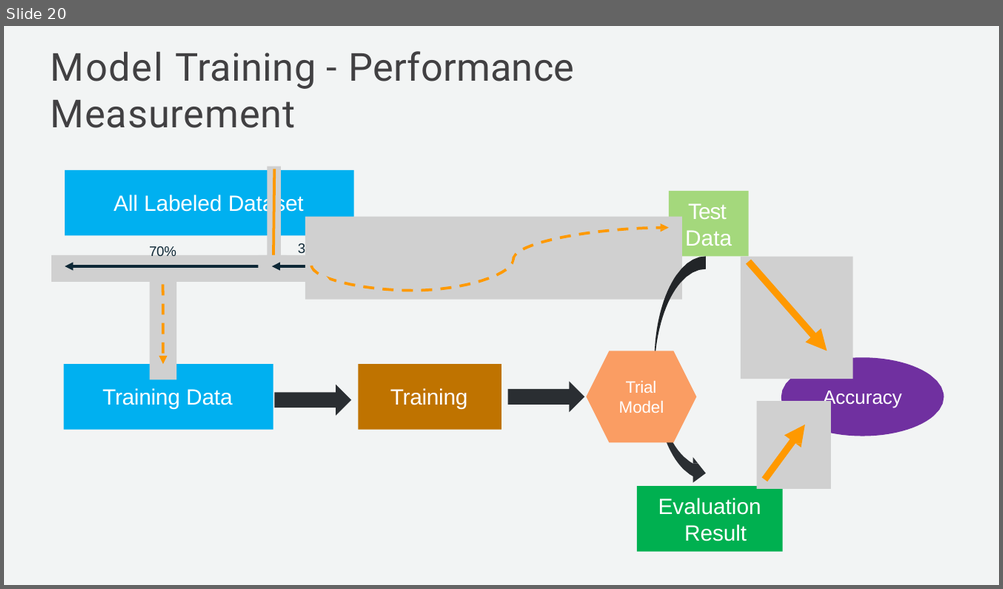
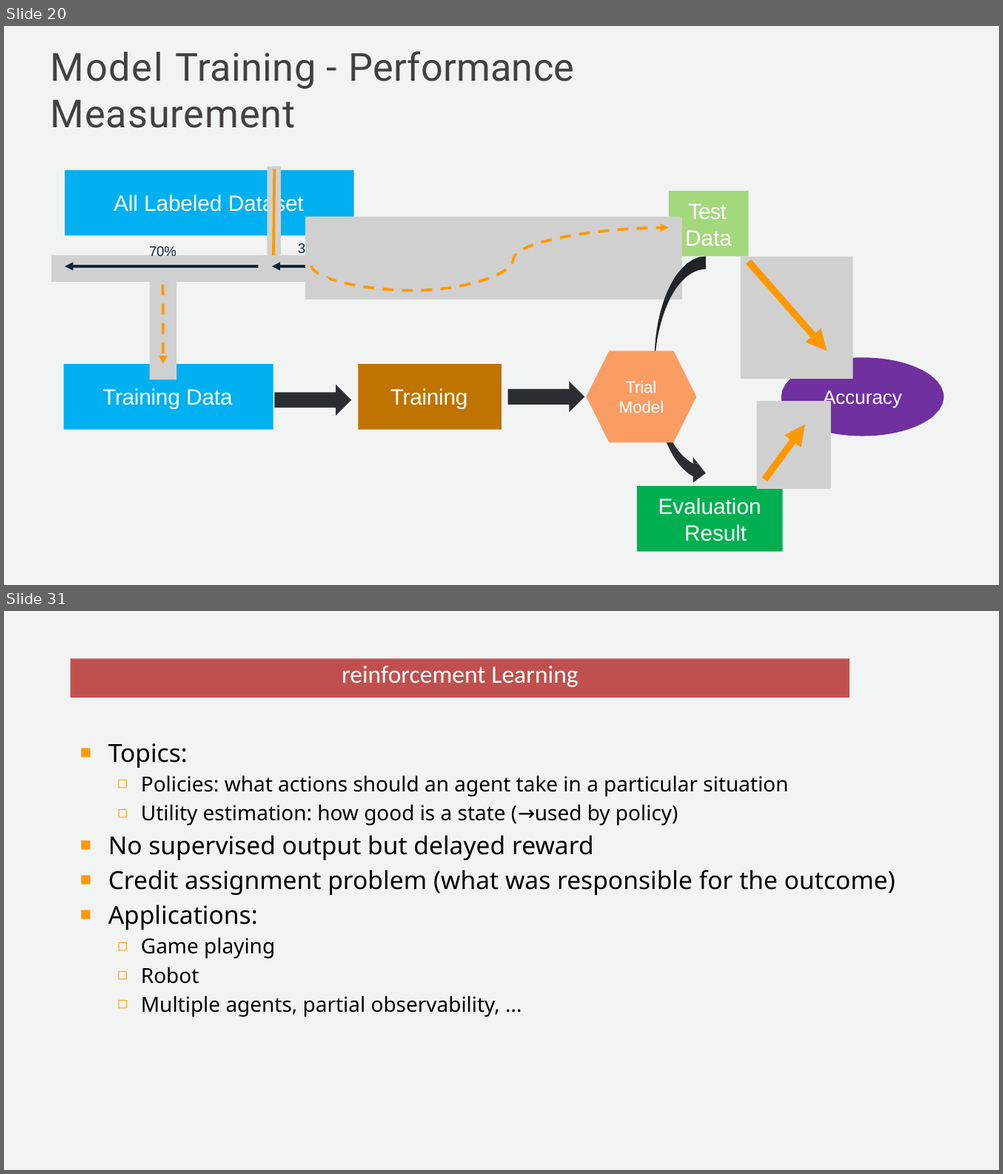
Before and after one commit to Subikash/Deep-Training, a slide deck: Machine Learning & Deep Learning.pptx. Shown one above the other, each under a label of ours: slide 20 before the commit, slides 20 and 31 after it; the slides between them are not shown. The pictures are 1003x589 and 1003x1174 pixels, drawn with LibreOffice and Linux fonts; fonts in the diff are those of the drawing; grey boxes stand for pictures. Boxes give left, top, right and bottom in pixels: in the first picture for what was removed or moved away, otherwise in the second. Text is boxed around its words. In the diff, an @@ line names an element or a change of style, - is before the commit and + after.

```diff
--- a/Machine Learning & Deep Learning.pptx
+++ b/Machine Learning & Deep Learning.pptx
@@ slide 31 added at [4,611,999,1170], background #FFFFFF; not listed: 1 template element that a slide beside it also shows @@
@@ freeform shape added at [71,659,849,698], fill #C0504D, 18 pt, text #FFFFFF @@
+reinforcement Learning
@@ text added at [108,743,895,1017], 15 pt, text #000000 @@
+■ Topics:
+  ◻ Policies: what actions should an agent take in a particular situation
+  ◻ Utility estimation: how good is a state (→used by policy)
+■ No supervised output but delayed reward
+■ Credit assignment problem (what was responsible for the outcome)
+■ Applications:
+  ◻ Game playing
+  ◻ Robot
+  ◻ Multiple agents, partial observability, ...
```
Also in this commit, not shown: 1 slide changed, 11 other slides added, 3 slides removed.
